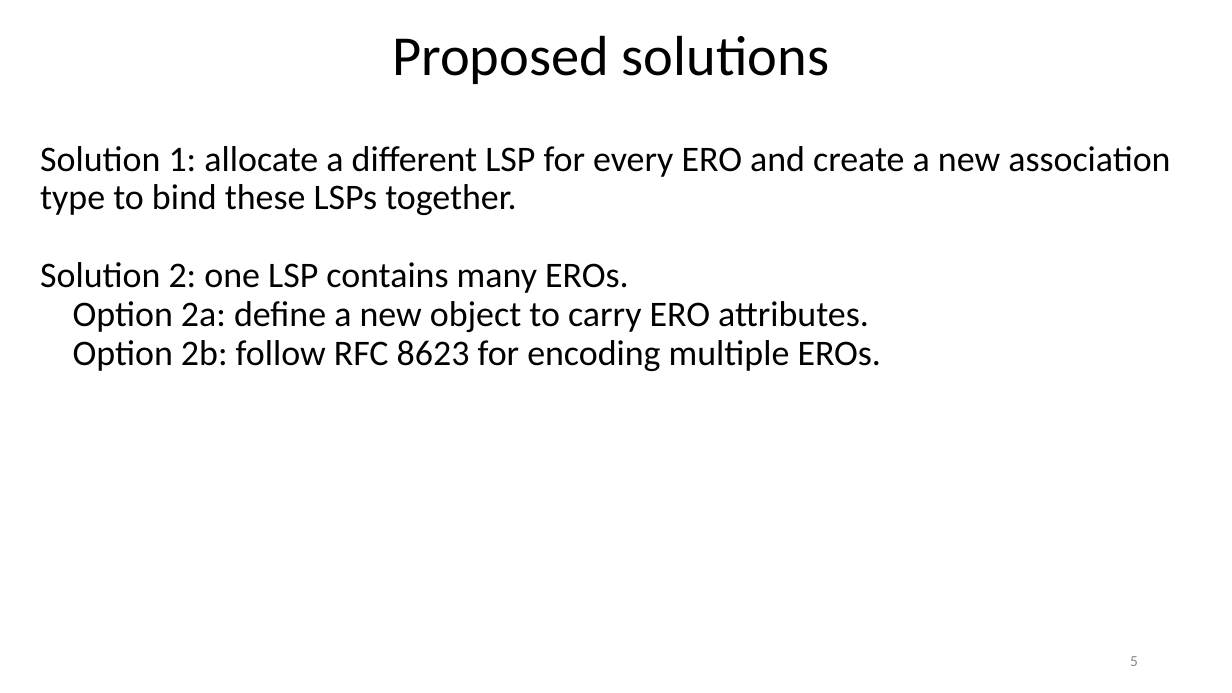
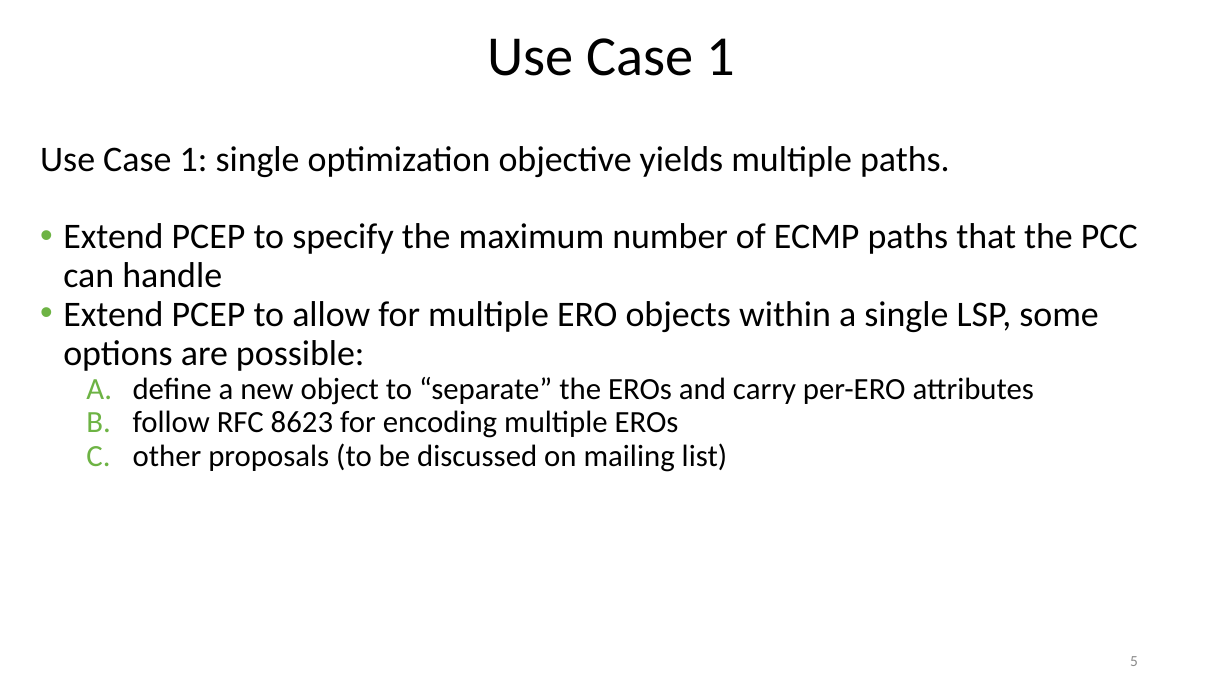
Before and after one commit to mkoldych-cisco/ietf105, a slide deck: slide 5 of pcep_multiple_ERO.pptx. Drawn at 1232x693 pixels with LibreOffice and Linux fonts; fonts in the diff are those of the drawing. Boxes give left, top, right and bottom in pixels: in the first picture for what was removed or moved away, otherwise in the second. Text is boxed around its words. In the diff, an @@ line names an element or a change of style, - is before the commit and + after.

```diff
--- a/pcep_multiple_ERO.pptx
+++ b/pcep_multiple_ERO.pptx
@@ title at box(487, 38, 735, 76): text changed @@
-Proposed solutions
+Use Case 1
@@ text at box(40, 146, 1138, 472): text changed @@
-Solution 1: allocate a different LSP for every ERO and create a new association type to bind these LSPs together.
-Solution 2: one LSP contains many EROs.
-Option 2a: define a new object to carry ERO attributes.
-Option 2b: follow RFC 8623 for encoding multiple EROs.
+Use Case 1: single optimization objective yields multiple paths.
+• Extend PCEP to specify the maximum number of ECMP paths that the PCC can handle
+• Extend PCEP to allow for multiple ERO objects within a single LSP, some options are possible:
+  A. define a new object to “separate” the EROs and carry per-ERO attributes
+  B. follow RFC 8623 for encoding multiple EROs
+  C. other proposals (to be discussed on mailing list)
```
Also in this commit, not shown: 9 other slides changed, 1 slide removed.
